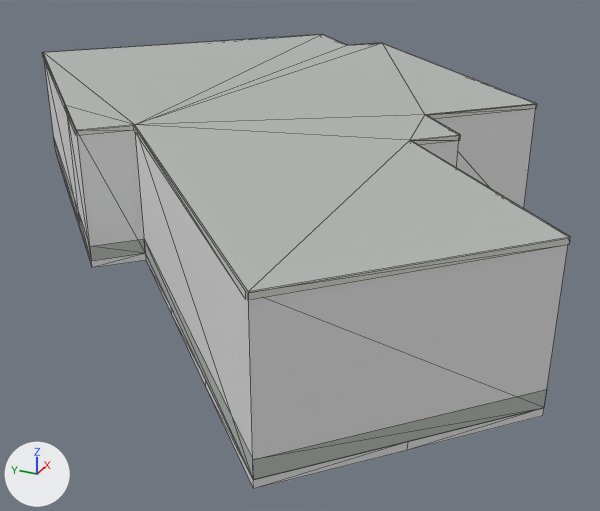
The glTF model public/models/buildings/osm-way-49773522.glb as it was, and as the next commit left it.
The view is the same before and after, from a camera (50 mm lens) standing at (-17.27, -7.72, 7.81) and looking at (-0.36, -0.11, -0.64). Every picture has the same lights, and +X, +Y and +Z are marked at lower left. The picture after the commit comes second. Mesh edges are drawn as thin lines. Where no turn or scale is listed for an object, it has been applied to the vertices. Vertices at exactly the same position are counted once.

Before the edit, the objects in view are built like this:
```python
ob_building_foundation_49773522 = bpy.data.objects.new('building foundation 49773522', me_building_foundation_49773522)
ob_building_foundation_49773522.location = (0.0, 0.0, 0.0)
ob_reality_49773522_near_reality_flat_weathered_roof = bpy.data.objects.new('reality 49773522 near reality flat weathered roof', me_reality_49773522_near_reality_flat_weathered_roof)
ob_reality_49773522_near_reality_flat_weathered_roof.location = (0.0, 0.0, 0.0)
ob_reality_49773522_near_reality_pale_aluminum_sill = bpy.data.objects.new('reality 49773522 near reality pale aluminum sill', me_reality_49773522_near_reality_pale_aluminum_sill)
ob_reality_49773522_near_reality_pale_aluminum_sill.location = (0.0, 0.0, 0.0)
# also in view: 'reality 49773522 near reality aged pale plaster' at (-0.04, 1.47, 1.5); 'reality 49773522 near reality concrete plinth' at (-0.04, 1.47, 0.18)
```
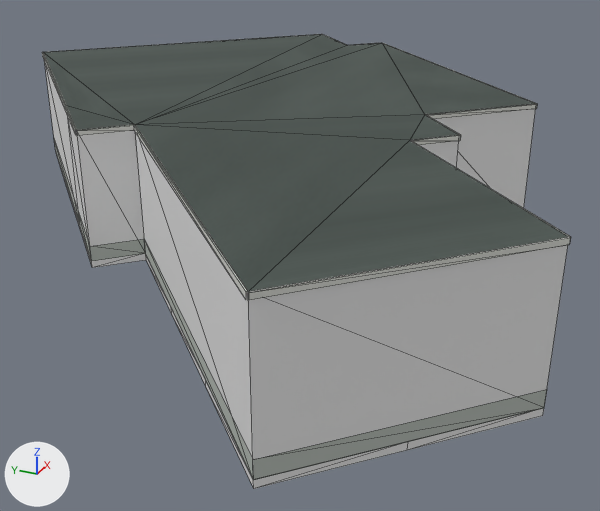
What differs and where, as boxes (x1, y1, x2, y2) in the pictures (600 x 511 px):
'reality 49773522 near reality flat weathered roof', surface changed (darker)
    both: (43, 34, 568, 292)
part 1 of me_reality_49773522_near_reality_pale_aluminum_sill, built on
    before: (45, 43, 571, 299)
    after: (42, 34, 571, 299)

What the commit changed:
Picture 'roof-color' (img_roof_color) is new.
In material 'reality flat weathered roof' (mat_reality_flat_weathered_roof), base_color is no longer (0.451, 0.475, 0.455), grey #b3b7b4.
In material 'reality flat weathered roof' (mat_reality_flat_weathered_roof), texture is now set to img_roof_color.
me_reality_49773522_near_reality_pale_aluminum_sill is used by ob_reality_49773522_near_reality_pale_aluminum_sill; location (0.0, 0.0, 0.0).
me_reality_49773522_near_reality_pale_aluminum_sill had 52 vertices, 26 faces and spanned x -8.9..8.9, y -6.7..9.7, z 2.9..3.0.
me_reality_49773522_near_reality_pale_aluminum_sill now has 65 vertices, 52 faces and spans x -8.9..8.9, y -6.7..9.7, z 2.9..3.0.
Part 1, on me_reality_49773522_near_reality_pale_aluminum_sill:
17 faces are deleted.
13 vertices are added at x -8.9..8.8, y -6.7..9.6, z 3.0.
43 new faces join them.
